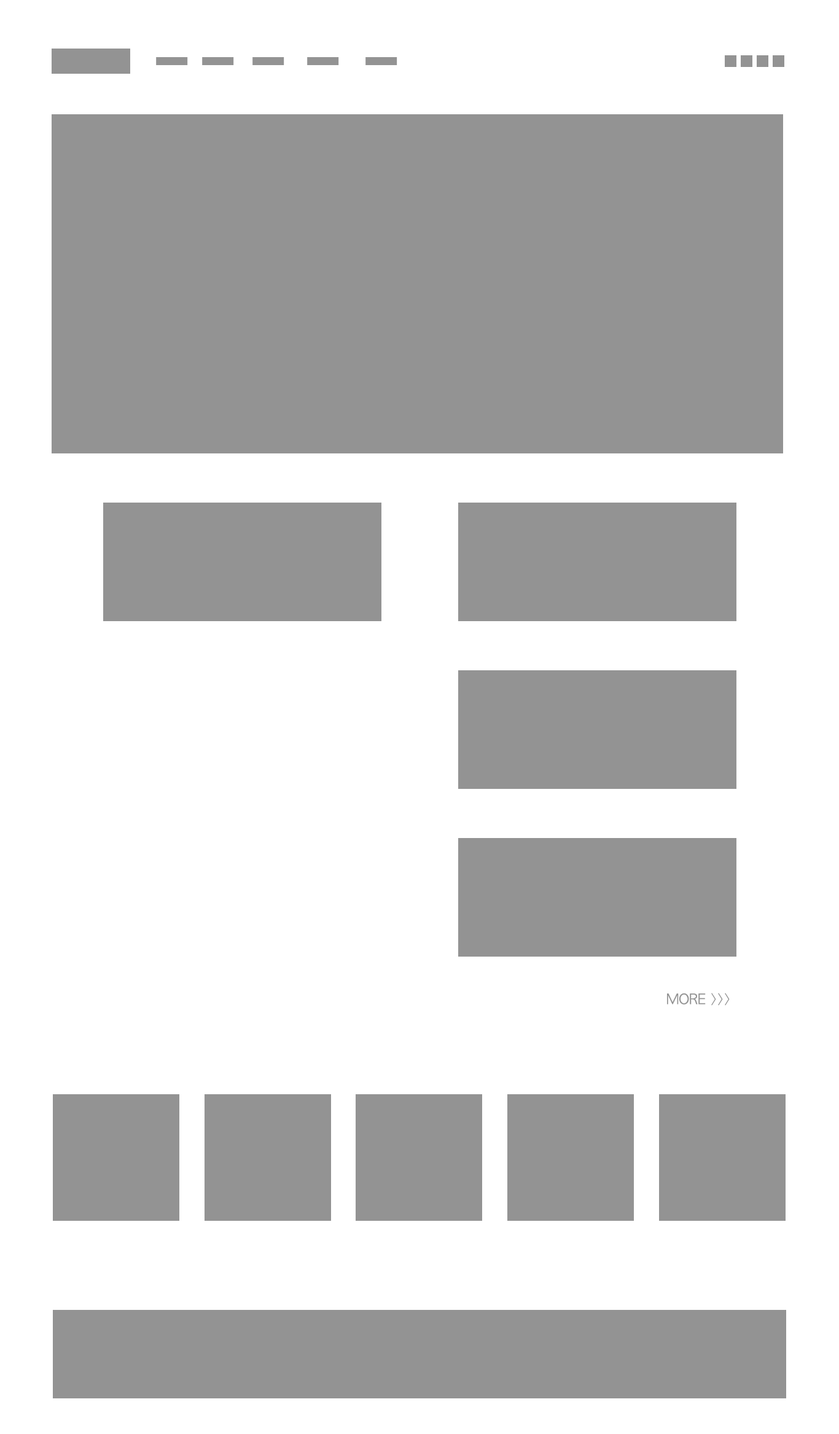
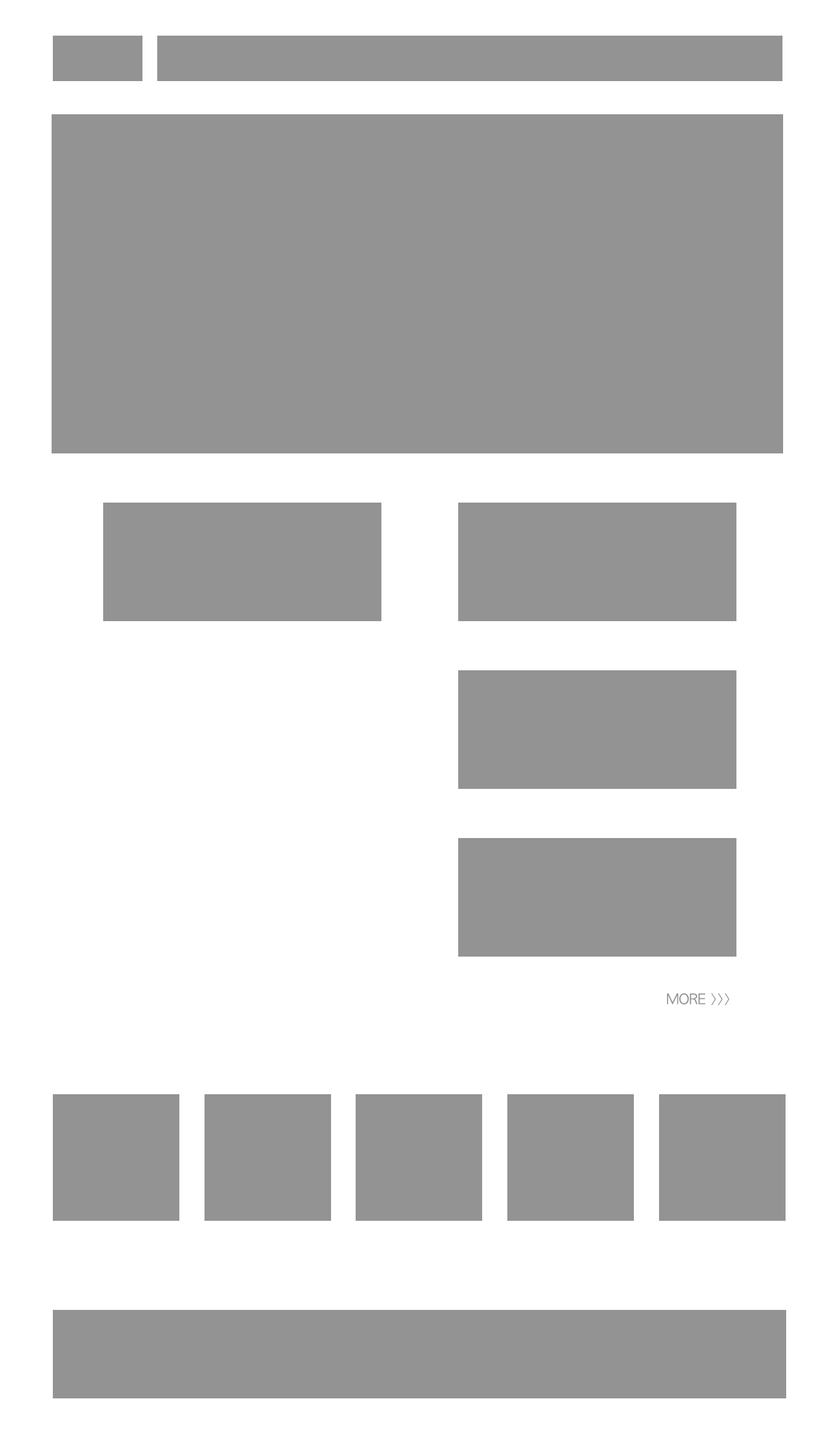
Layered file, before and after one edit (839px x 1434px). Changes by layer:
removed group "sns" (4 layers) from group "head" over [736, 55, 785, 67]
removed layer "youtube" from group "sns" over [782, 55, 785, 67]
removed group "category" (5 layers) from group "head" over [156, 57, 398, 66]
removed layer "category 4" from group "category" over [365, 57, 398, 66]
removed layer "category 3" (1st of 2, in "Artboard 1" › "head" › "category") from group "category" over [307, 57, 340, 66]
removed layer "category 3" (2nd of 2, in "Artboard 1" › "head" › "category") from group "category" over [252, 57, 285, 66]
removed layer "category 2" from group "category" over [202, 57, 235, 66]
removed layer "category 1" from group "category" over [156, 57, 188, 66]
painted on "logo" over [51, 35, 143, 82]
added layer "nav" in group "head" over [157, 35, 783, 82]
